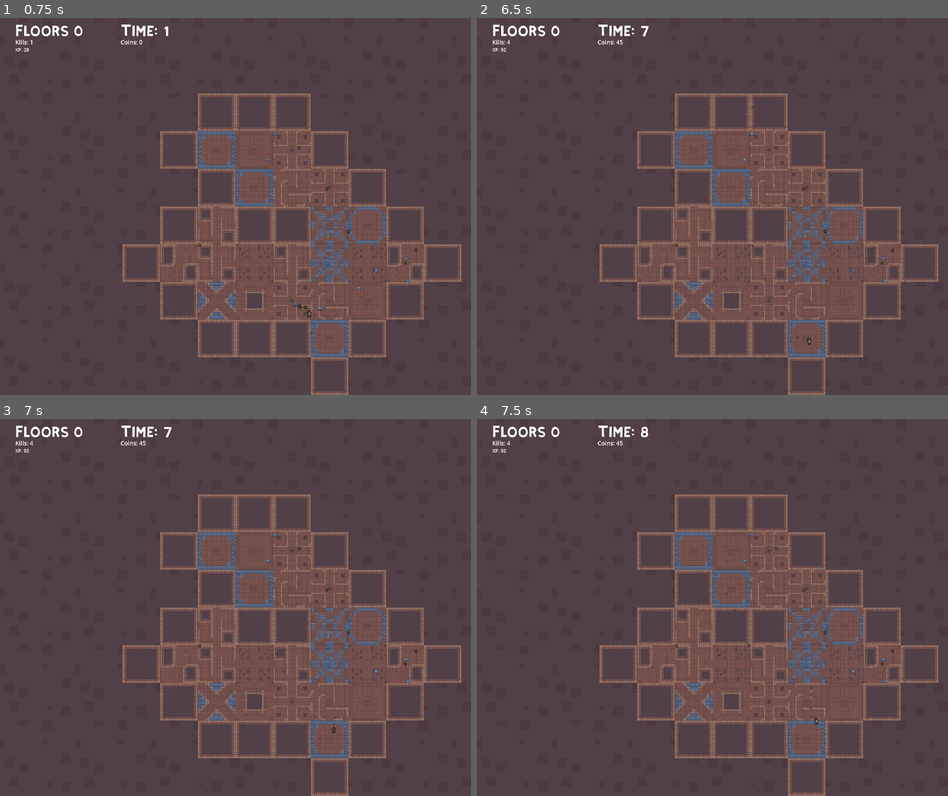
Above: before the commit, frames 1-4 (two rows, left to right).
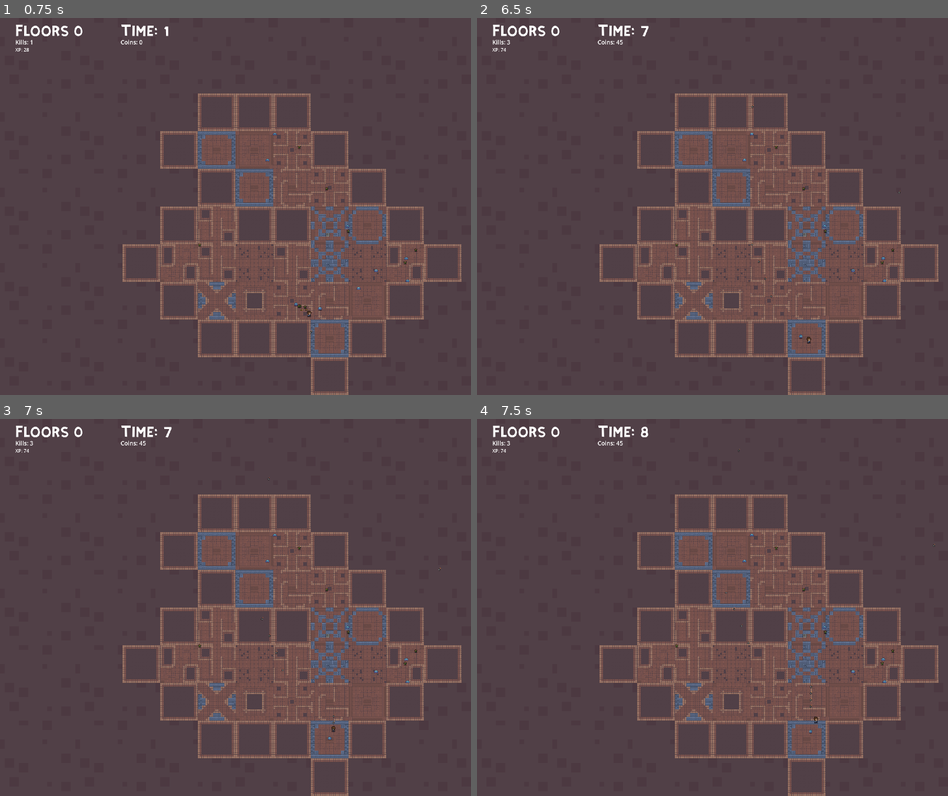
Above: after the commit, the same moments.

Repository: jaxonavena/Calamity
Game: Godot game, scene res://scenes/dungeon_generator.tscn
Same seed, same stepped clock (60 frames per second), same inputs: the game is played once before the commit and once after it.
Inputs (mouse positions are in pixels of both pictures, inside the frame that each line leads up to):
- Up to frame 1 (0.75 s): tap Enter at 0.5 s; move the mouse to (339, 187) at 0.52 s; press the mouse at (339, 187) at 0.53 s; hold Right (ui_right) from 0.53 s (still down); tap Space (attack) at 0.6 s
- Up to frame 2 (6.5 s): tap Space (attack) at 1.25, 1.55, 2.1, 3.05, 4.35, 5.85 s; move the mouse to (618, 225) at 1.27 s; release Right (ui_right) at 1.28 s; release the mouse at (618, 225) at 1.28 s; hold Down (ui_down) 1.28-2.03 s; click (618, 225) at 1.35 s; move the mouse to (759, 123) at 2.02 s; press the mouse at (759, 123) at 2.03 s; hold Right (ui_right) 2.03-2.78 s; move the mouse to (688, 281) at 2.77 s; release the mouse at (688, 281) at 2.78 s; hold Up (ui_up) 2.78-3.53 s; click (688, 281) at 2.85 s; move the mouse to (853, 263) at 3.52 s; hold E 3.53-4.28 s; hold Left (ui_left) 3.53-5.03 s; click (853, 263) at 3.8 s; move the mouse to (571, 149) at 4.27 s; move the mouse to (736, 206) at 5.02 s; press the mouse at (736, 206) at 5.03 s; hold Down (ui_down) 5.03-5.78 s; tap Enter at 5.75 s; move the mouse to (641, 112) at 5.77 s; release the mouse at (641, 112) at 5.78 s; hold Right (ui_right) from 5.78 s (still down)
- Up to frame 3 (7 s): move the mouse to (339, 588) at 6.52 s; release Right (ui_right) at 6.53 s; press the mouse at (339, 588) at 6.53 s; hold Up (ui_up) from 6.53 s (still down)
- Up to frame 4 (7.5 s): tap Space (attack) at 7.25 s; move the mouse to (618, 626) at 7.27 s; release Up (ui_up) at 7.28 s; release the mouse at (618, 626) at 7.28 s; hold Right (ui_right) from 7.28 s (still down); tap E at 7.35 s

Frame 1 is identical in both runs. In frame 2, less than 0.1% of the frame differs, in the area x 5-90%, y 5-87%; in frame 3, less than 0.1%; in frame 4, less than 0.1%, in the area x 5-98%, y 5-85%.

Commit message:
small edit to player hitbox

Diff:
--- a/calamity-godotproject/scenes/player.tscn
+++ b/calamity-godotproject/scenes/player.tscn
@@ -414,8 +414,8 @@
 }]
 
 [sub_resource type="CapsuleShape2D" id="CapsuleShape2D_qjrnm"]
-radius = 6.0
-height = 14.0
+radius = 5.0
+height = 10.0
 
 [sub_resource type="CircleShape2D" id="CircleShape2D_icepc"]
 radius = 15.0
@@ -435,14 +435,13 @@
 
 [node name="CollisionShape2D" type="CollisionShape2D" parent="."]
 light_mask = 0
-position = Vector2(-16, -9)
+position = Vector2(-16, -6)
 shape = SubResource("CapsuleShape2D_qjrnm")
 
 [node name="player_hitbox" type="Area2D" parent="."]
 position = Vector2(-16, -9)
 
 [node name="CollisionShape2D" type="CollisionShape2D" parent="player_hitbox"]
-position = Vector2(0, -2)
 shape = SubResource("CircleShape2D_icepc")
 
 [node name="enemy_attackcooldown" type="Timer" parent="."]
--- a/calamity-godotproject/scripts/player.gd
+++ b/calamity-godotproject/scripts/player.gd
@@ -150,7 +150,7 @@
 
 func enemy_attack(shot = false):
 	if (enemy_in_attack_range and enemy_attack_cooldown == true) or shot:
-		health = health - 10;
+		health = health - 5;
 		enemy_attack_cooldown = false
 		$enemy_attackcooldown.start()
 		print("player taken damage\n")
